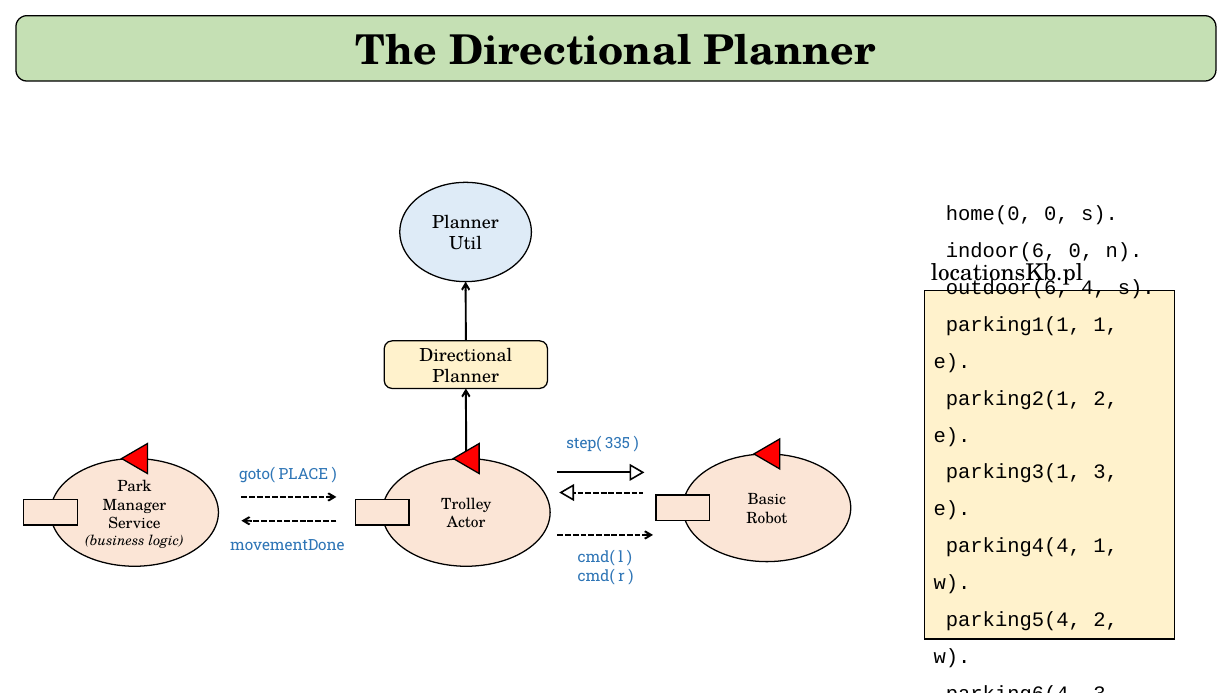
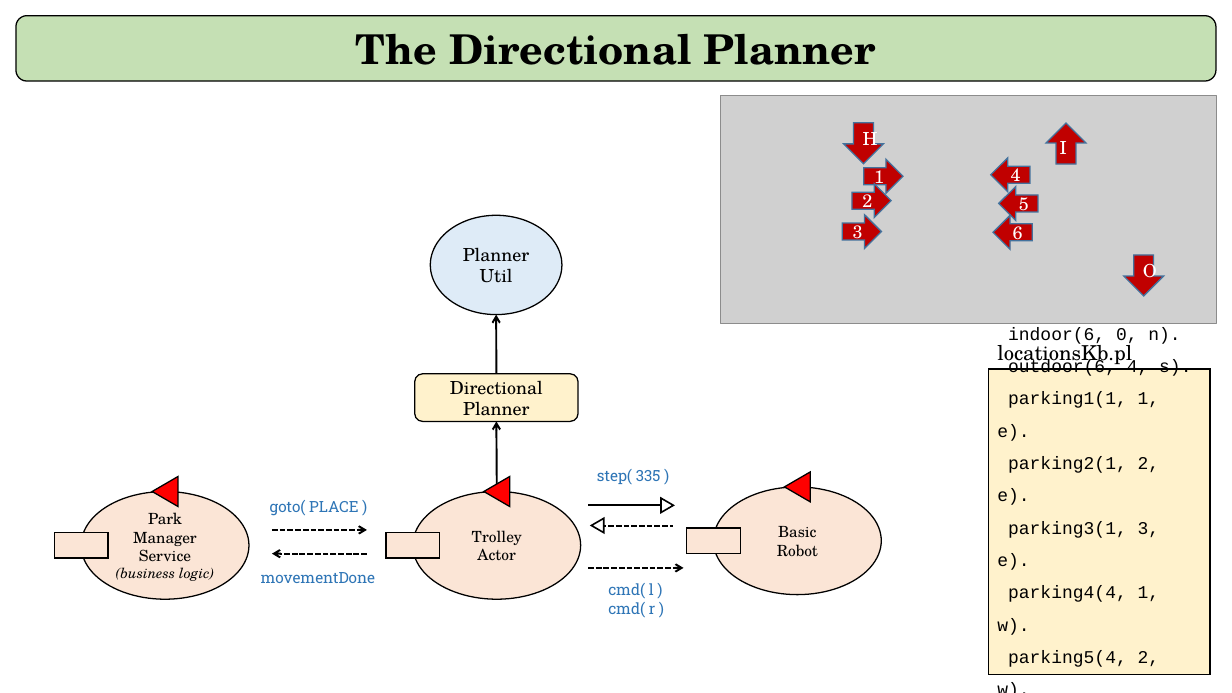
Before and after one commit to JackFantaz/Automated-Car-Parking, a slide deck: slide 3 of Sprint 3/userDocs/presentation.pptx (slide 2 before the commit). Drawn at 1232x693 pixels with LibreOffice and Linux fonts; fonts in the diff are those of the drawing; grey boxes stand for pictures. Boxes give left, top, right and bottom in pixels: in the first picture for what was removed or moved away, otherwise in the second. Text is boxed around its words. In the diff, an @@ line names an element or a change of style, - is before the commit and + after.

Commit message:
slides update

```diff
--- a/Sprint 3/userDocs/presentation.pptx
+++ b/Sprint 3/userDocs/presentation.pptx
@@ picture added at bbox=[721, 95, 1216, 323] @@
@@ down arrow added at bbox=[844, 123, 884, 164], fill #C00000, outline #43739E 1 pt, 14 pt, text #FFFFFF @@
+H
@@ down arrow added at bbox=[1046, 123, 1086, 164], fill #C00000, outline #43739E 1 pt, 14 pt, text #FFFFFF @@
+I
@@ right arrow added at bbox=[864, 159, 903, 193], fill #C00000, outline #43739E 1 pt, 14 pt, text #FFFFFF @@
+1
@@ right arrow added at bbox=[991, 158, 1030, 192], fill #C00000, outline #43739E 1 pt @@
@@ text added at bbox=[1011, 163, 1021, 187], 14 pt, text #FFFFFF @@
+4
@@ right arrow added at bbox=[852, 184, 891, 218], fill #C00000, outline #43739E 1 pt, 14 pt, text #FFFFFF @@
+2
@@ right arrow added at bbox=[999, 187, 1038, 221], fill #C00000, outline #43739E 1 pt @@
@@ text added at bbox=[1019, 192, 1029, 216], 14 pt, text #FFFFFF @@
+5
@@ right arrow added at bbox=[842, 214, 881, 249], fill #C00000, outline #43739E 1 pt, 14 pt, text #FFFFFF @@
+3
@@ right arrow added at bbox=[994, 215, 1032, 250], fill #C00000, outline #43739E 1 pt @@
@@ text added at bbox=[1013, 221, 1023, 245], 14 pt, text #FFFFFF @@
+6
@@ down arrow added at bbox=[1124, 255, 1164, 296], fill #C00000, outline #43739E 1 pt, 14 pt, text #FFFFFF @@
+O
@@ rectangle "home(0, 0, s).": place and size @@
-rectangle "home(0, 0, s)." at bbox=[925, 290, 1176, 639]
+rectangle "home(0, 0, s)." at bbox=[989, 369, 1211, 674]
@@ rectangle "home(0, 0, s)." at bbox=[989, 369, 1211, 674]: size 16 to 14 pt @@
@@ text "locationsKb.pl": place and size @@
-text "locationsKb.pl" at bbox=[931, 257, 1083, 287]
+text "locationsKb.pl" at bbox=[997, 341, 1132, 367]
@@ text "locationsKb.pl" at bbox=[997, 341, 1132, 367]: size 18 to 16 pt @@
@@ rectangle: place and size @@
-rectangle at bbox=[24, 500, 78, 526]
+rectangle at bbox=[55, 532, 108, 558]
@@ rectangle: place and size @@
-rectangle at bbox=[356, 500, 409, 526]
+rectangle at bbox=[386, 532, 440, 558]
@@ 5 arrows, 5 triangles, 4 texts, 4 ellipses, 2 lines, 1 rounded rectangle, 1 rectangle: place and size @@
-5 arrows, 5 triangles, 4 texts, 4 ellipses, 2 lines, 1 rounded rectangle, 1 rectangle at bbox=[51, 182, 851, 584]
+5 arrows, 5 triangles, 4 texts, 4 ellipses, 2 lines, 1 rounded rectangle, 1 rectangle at bbox=[81, 215, 882, 618]
```
Also in this commit, not shown: 1 other slide changed, 1 slide added, 2 other files.
